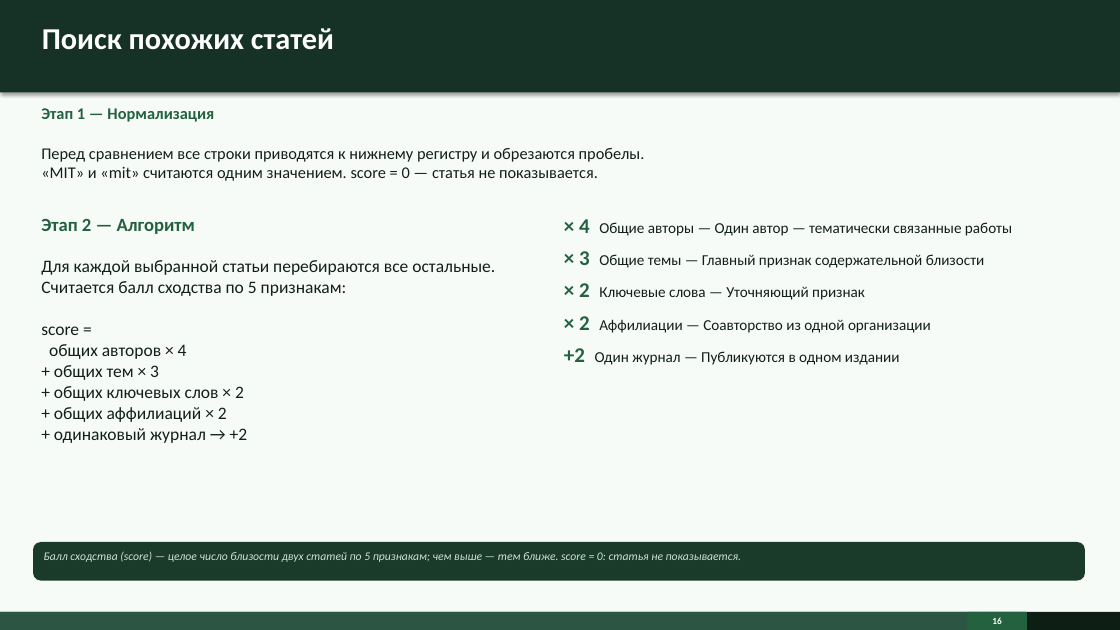
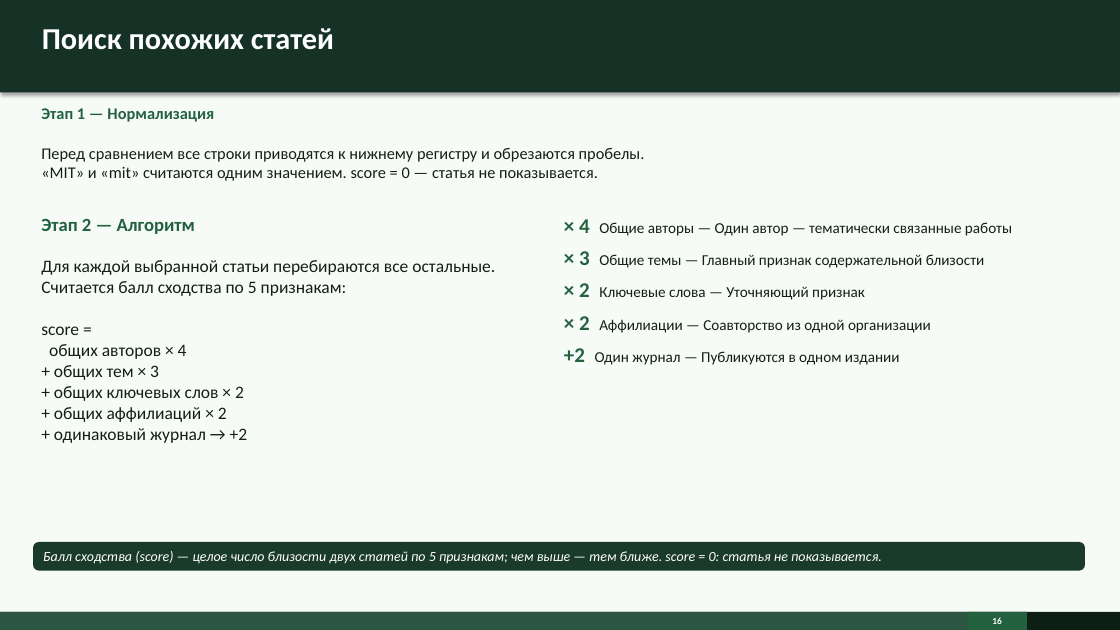
Before and after one commit to surnova2703/muiv3year, a slide deck: slide 16 of docs/Визуализация науки на основе метаданных публикаций и журналов.pptx. Drawn at 1120x630 pixels with LibreOffice and Linux fonts; fonts in the diff are those of the drawing. Boxes give left, top, right and bottom in pixels: in the first picture for what was removed or moved away, otherwise in the second. Text is boxed around its words. In the diff, an @@ line names an element or a change of style, - is before the commit and + after.

```diff
--- a/docs/Визуализация науки на основе метаданных публикаций и журналов.pptx
+++ b/docs/Визуализация науки на основе метаданных публикаций и журналов.pptx
@@ rounded rectangle "Балл сходства (score) — целое ...": place and size @@
-rounded rectangle "Балл сходства (score) — целое ..." at (33, 542, 1085, 581)
+rounded rectangle "Балл сходства (score) — целое ..." at (33, 542, 1085, 571)
@@ rounded rectangle "Балл сходства (score) — целое ..." at (33, 542, 1085, 571): size 10 to 12 pt, text colour #CFE0D6 to #FFFFFF @@
```
Also in this commit, not shown: 11 other slides changed.
